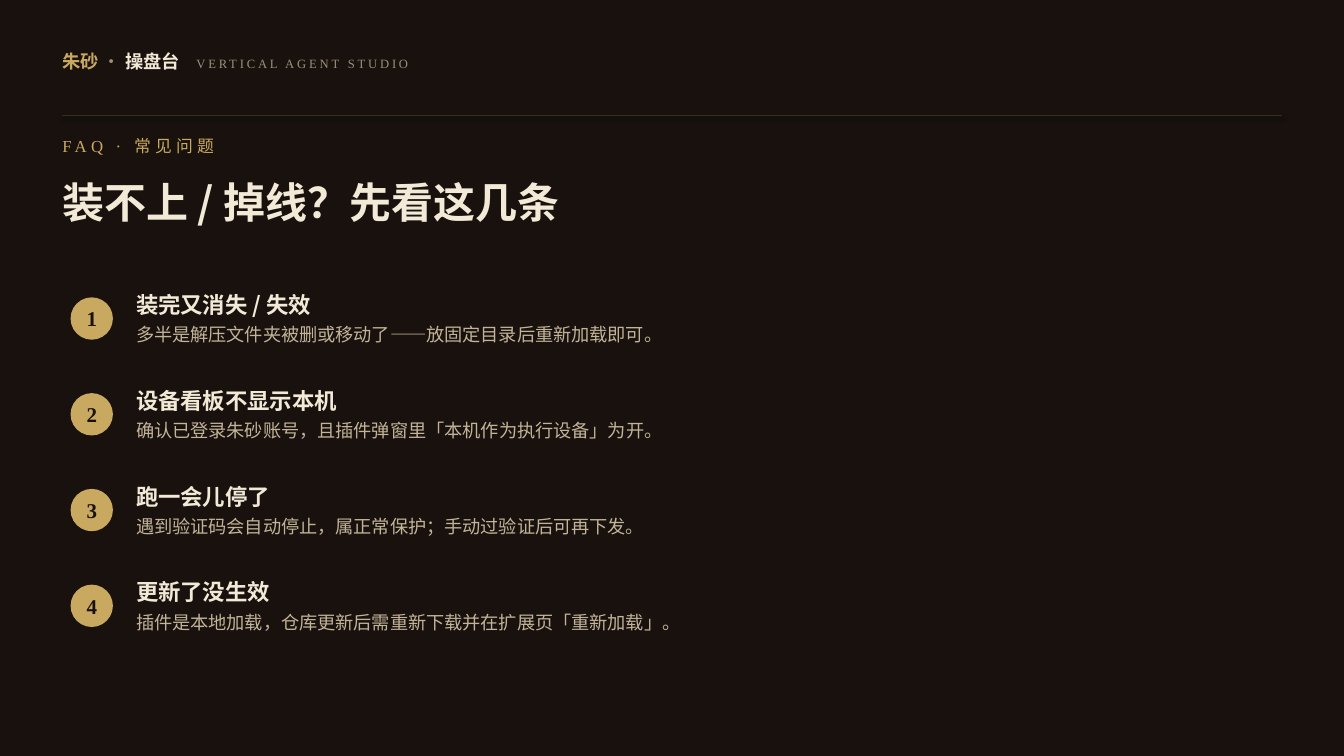
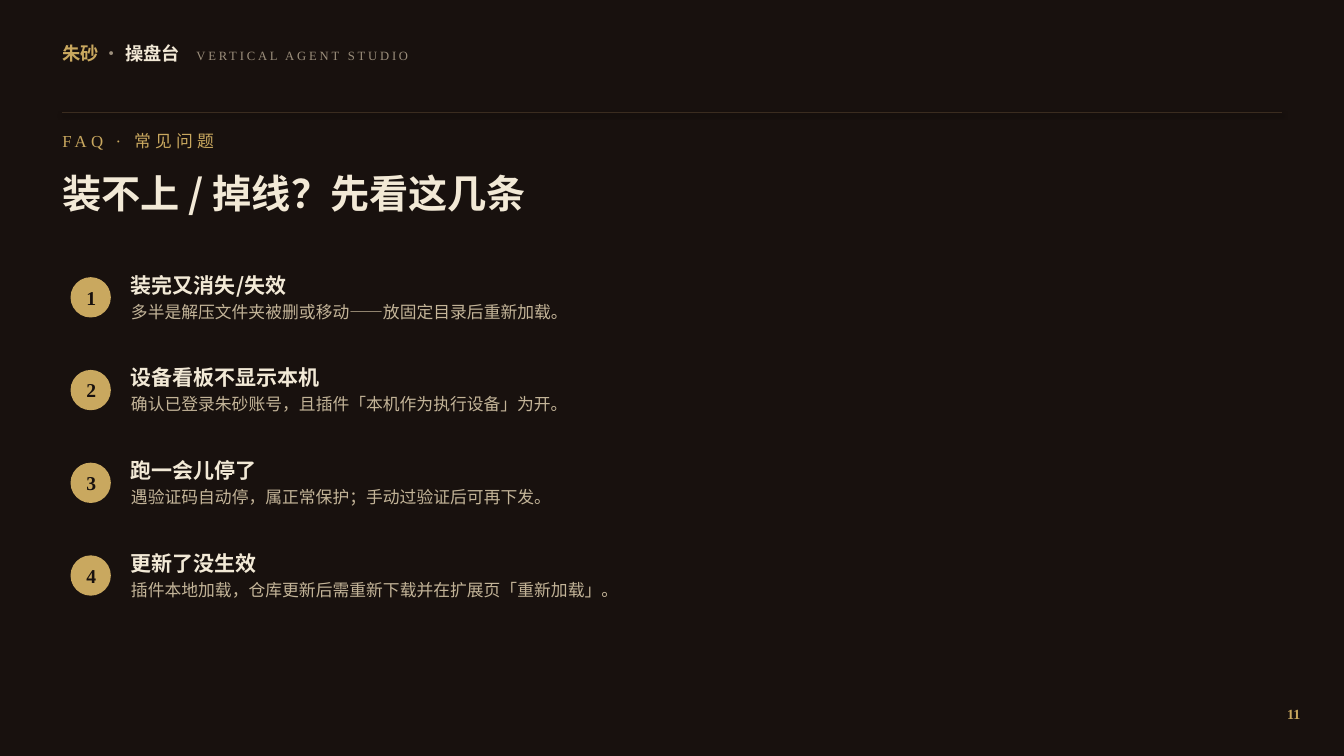
Before and after one commit to yonglin22/xhsneirongshengcheng, a slide deck: slide 12 of downloads/朱砂助手插件安装教程.pptx (slide 11 before the commit). Drawn at 1344x756 pixels with LibreOffice and Linux fonts; fonts in the diff are those of the drawing. Boxes give left, top, right and bottom in pixels: in the first picture for what was removed or moved away, otherwise in the second. Text is boxed around its words. In the diff, an @@ line names an element or a change of style, - is before the commit and + after.

```diff
--- a/downloads/朱砂助手插件安装教程.pptx
+++ b/downloads/朱砂助手插件安装教程.pptx
@@ text "朱砂 · 操盘台 VERTICAL AGENT ...": place and size @@
-text "朱砂 · 操盘台 VERTICAL AGENT ..." at (62,52,179,70)
+text "朱砂 · 操盘台 VERTICAL AGENT ..." at (62,44,179,62)
@@ elbow line moved from (63, 116) - (1282, 116) to (63, 113) - (1282, 113) @@
@@ text "FAQ · 常见问题": place and size @@
-text "FAQ · 常见问题" at (134,138,214,154)
+text "FAQ · 常见问题" at (134,133,214,149)
@@ text "装不上 / 掉线？先看这几条": place and size @@
-text "装不上 / 掉线？先看这几条" at (62,182,560,222)
+text "装不上 / 掉线？先看这几条" at (62,174,526,212)
@@ text "装不上 / 掉线？先看这几条" at (62,174,526,212): size 30 to 28 pt @@
@@ ellipse "1": place and size @@
-ellipse "1" at (71,297,113,340)
+ellipse "1" at (71,277,111,318)
@@ text at (131,275,568,320): text changed; size 13 to 12 pt @@
-装完又消失 / 失效
-多半是解压文件夹被删或移动了——放固定目录后重新加载即可。
+装完又消失/失效
+多半是解压文件夹被删或移动——放固定目录后重新加载。
@@ ellipse "2": place and size @@
-ellipse "2" at (71,393,113,436)
+ellipse "2" at (71,370,111,410)
@@ text at (131,367,320,387): size 16 to 15 pt in "设备看板不显示本机" @@
@@ text "设备看板不显示本机": place and size @@
-text "设备看板不显示本机" at (136,390,662,439)
+text "设备看板不显示本机" at (131,367,568,412)
@@ text at (131,396,568,412): text changed; size 13 to 12 pt @@
-确认已登录朱砂账号，且插件弹窗里「本机作为执行设备」为开。
+确认已登录朱砂账号，且插件「本机作为执行设备」为开。
@@ ellipse "3": place and size @@
-ellipse "3" at (71,489,113,531)
+ellipse "3" at (71,463,111,503)
@@ text at (131,460,257,480): size 16 to 15 pt in "跑一会儿停了" @@
@@ text "跑一会儿停了": place and size @@
-text "跑一会儿停了" at (136,486,644,536)
+text "跑一会儿停了" at (131,460,551,506)
@@ text at (131,489,551,506): text changed; size 13 to 12 pt @@
-遇到验证码会自动停止，属正常保护；手动过验证后可再下发。
+遇验证码自动停，属正常保护；手动过验证后可再下发。
@@ size 15 to 14 pt in 4 elements at (71,277,111,318), (71,370,111,410), (71,463,111,503), (71,556,111,596) @@
@@ ellipse "4": place and size @@
-ellipse "4" at (71,585,113,627)
+ellipse "4" at (71,556,111,596)
@@ text at (131,553,257,573): size 16 to 15 pt in "更新了没生效" @@
@@ text "更新了没生效": place and size @@
-text "更新了没生效" at (136,581,680,631)
+text "更新了没生效" at (131,553,618,598)
@@ text at (131,582,618,598): text changed; size 13 to 12 pt @@
-插件是本地加载，仓库更新后需重新下载并在扩展页「重新加载」。
+插件本地加载，仓库更新后需重新下载并在扩展页「重新加载」。
@@ text added at (1287,709,1300,719), 10 pt, text #C9A85F, bold @@
+11
```
Also in this commit, not shown: 11 other slides changed, 1 slide added, 24 other files.
